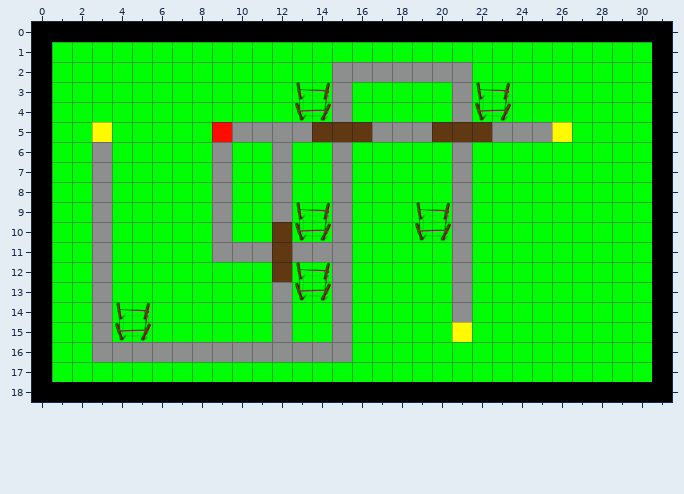
Tiled map: Project Files/Assets/Assets/Resources/Tiled/Levels/05.tmx. The first picture shows the starting point.
Cells are 64x64 px. Shown: x 0..31, y 0..18.
New version:
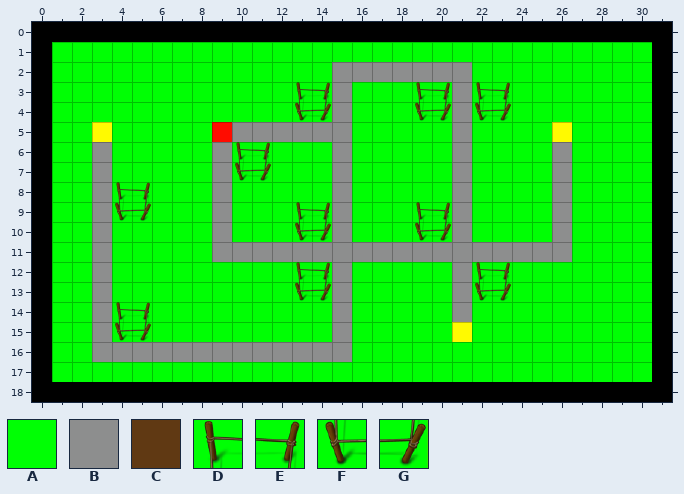
Key: from "sprite": A 1, B 3, C 5, D 6, E 7, F 8, G 9.
_ is an empty cell, . an unchanged one.
Difference:
--- layer "Border"
@@ x 4..26 @@
- 3 ...............AA......
- 4 ...............AA......
- 5 ..........CCCBBBCCCBBB.
- 6 ......AAB.............A
- 7 ......AAB.............A
- 8 AA......B.............A
- 9 AA......B.............A
-10 ........C.............A
-11 ........C...AAAAA.AAAAA
-12 ........C.........AA...
-13 ........B.........AA...
-14 ........B..............
-15 ........B..............
+ 3 ...............DE......
+ 4 ...............FG......
+ 5 ..........BBAAAAABAAAA.
+ 6 ......DEA.............B
+ 7 ......FGA.............B
+ 8 DE......A.............B
+ 9 FG......A.............B
+10 ........A.............B
+11 ........B...BBBBB.BBBBB
+12 ........A.........DE...
+13 ........A.........FG...
+14 ........A..............
+15 ........A..............
Boxes around the changes in both pictures, in picture pixels (x1, y1, x2, y2):
changed: (312, 82, 572, 302)
changed: (235, 142, 292, 342)
changed: (115, 182, 152, 222)
